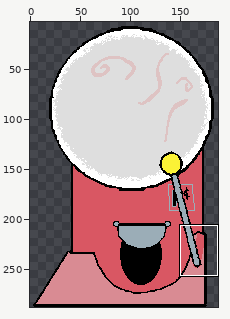
A pixel-art file gets an edit: public/benchmark3/assets/images/Gashapon.aseprite. The first picture is a wide view before the edit; the outline marks the close-up.
Close-up. First the earlier version:
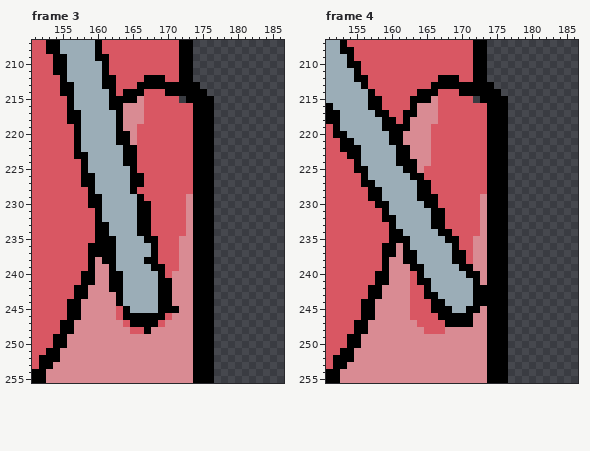
192x288 pixels, 5 frames. Shown: frame 3: x 151..186, y 207..255; frame 4: x 151..186, y 207..255. The wide view leaves out empty margins. The commit also changed other frames or places, which this record leaves out.
And afterwards:
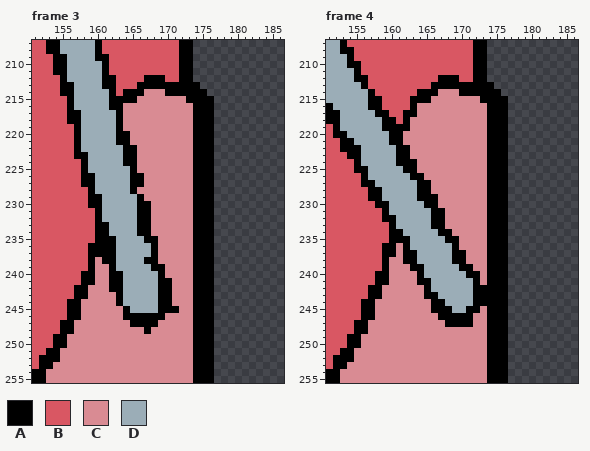
Palette (. is transparent): A #000000  B #d95763  C #d98b93  D #9badb7
The exact change:
Frame 3, layer "body":
y 214: x 167..169 BBB -> CCC
y 215: x 167..172 BBBBB. -> CCCCCC
y 216..218: x 167..173 BBBBBBB -> CCCCCCC
y 219..225: x 166..173 BBBBBBBB -> CCCCCCCC
y 226..227: x 167..173 BBBBBBB -> CCCCCCC
y 228: x 166..173 BBBBBBBB -> CCCCCCCC
y 229: x 167..172 BBBBBB -> CCCCCC
y 230..234: x 168..172 BBBBB -> CCCCC
y 235..238: x 169..171 BBB -> CCC
y 239: x 170..171 BB -> CC
y 240: x 170 B -> C
y 245: x 163 B -> C
y 246: x 163 B -> C; x 170 B -> C
y 247: x 164 B -> C; x 169 B -> C
y 248: x 165..166 BB -> CC
Frame 4, layer "body":
y 214: x 167..169 BBB -> CCC
y 215: x 167..172 BBBBB. -> CCCCCC
y 216..218: x 167..173 BBBBBBB -> CCCCCCC
y 219..224: x 166..173 BBBBBBBB -> CCCCCCCC
y 225..226: x 165..173 BBBBBBBBB -> CCCCCCCCC
y 227..228: x 166..173 BBBBBBBB -> CCCCCCCC
y 229..230: x 167..172 BBBBBB -> CCCCCC
y 231..233: x 168..172 BBBBB -> CCCCC
y 234: x 169..172 BBBB -> CCCC
y 235..236: x 170..171 BB -> CC
y 237..238: x 171 B -> C
y 240..241: x 163 B -> C
y 242..243: x 163..164 BB -> CC
y 244..245: x 163..165 BBB -> CCC
y 246: x 163..166 BBBB -> CCCC
y 247: x 164..167 BBBB -> CCCC
y 248: x 165..167 BBB -> CCC
Where, in picture pixels (left, top, right, bottom), the same in both close-ups:
changed: (137, 89, 193, 278)
changed: (116, 306, 172, 334)
changed: (424, 89, 487, 264)
changed: (410, 271, 445, 334)
